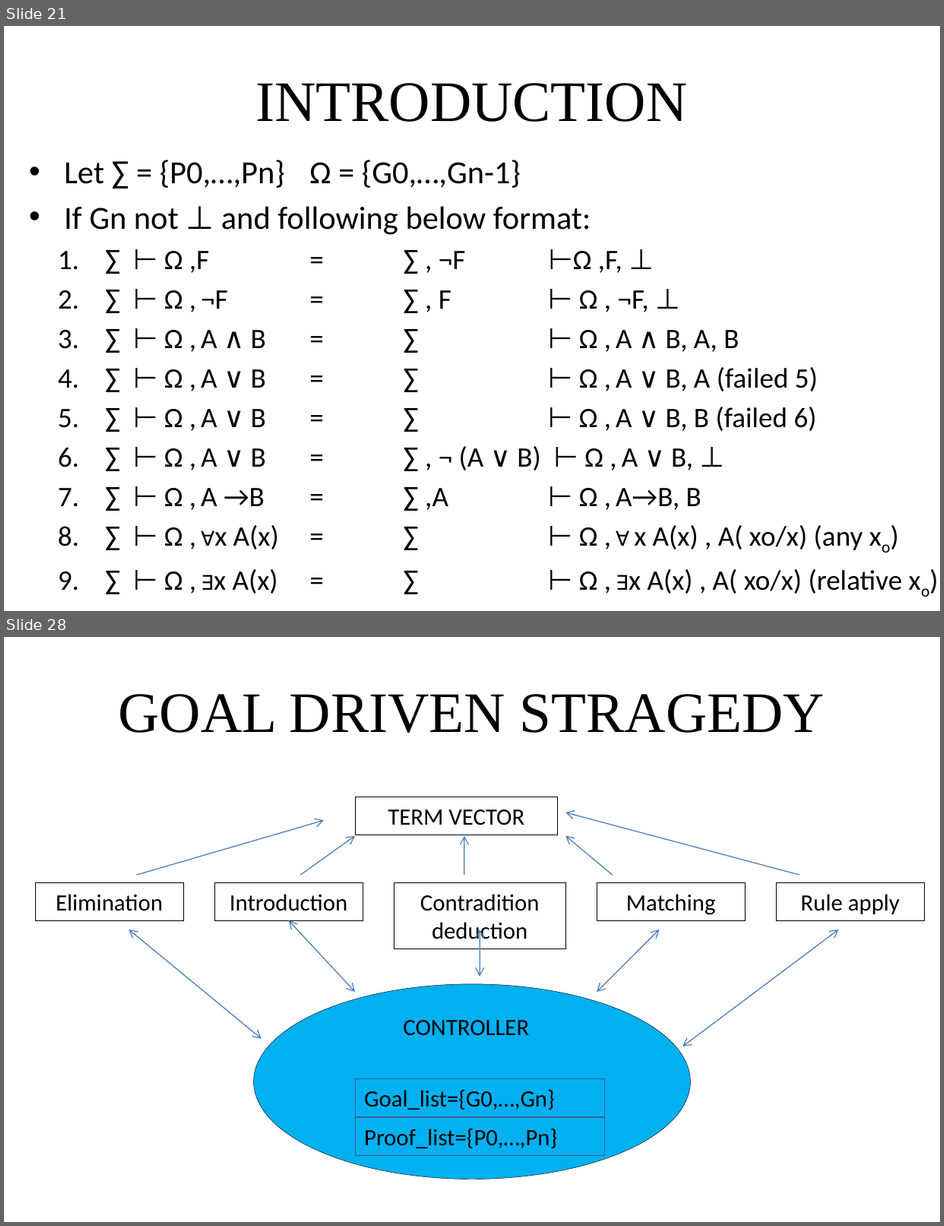
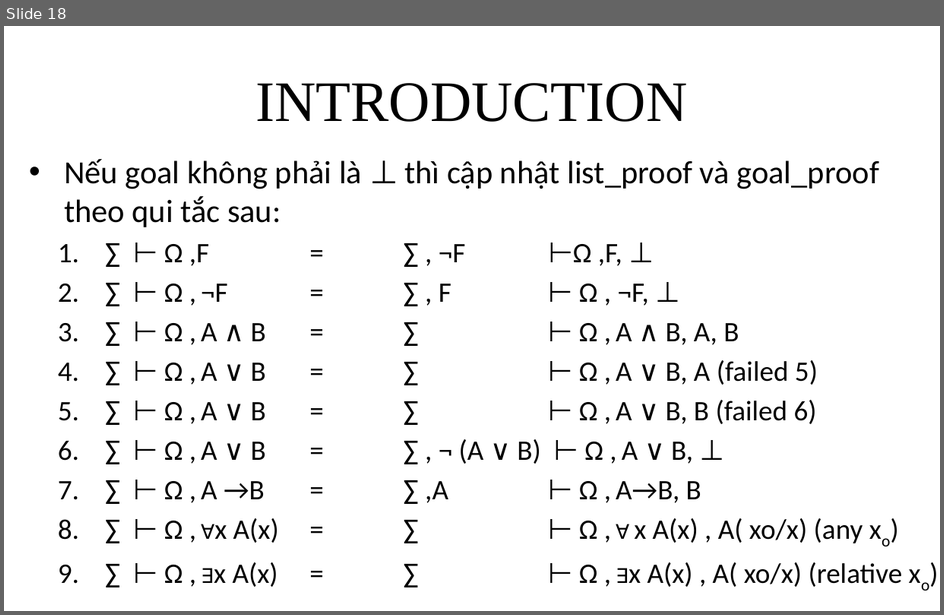
Before and after one commit to giang-rocker/logic, a slide deck: Report/SUY LUẬN TỰ NHIÊN.pptx. Shown one above the other, each under a label of ours: slides 21 and 28 before the commit, slide 18 after it; the slides between them are not shown. The pictures are 944x1226 and 944x615 pixels, drawn with LibreOffice and Linux fonts; fonts in the diff are those of the drawing. Boxes give left, top, right and bottom in pixels: in the first picture for what was removed or moved away, otherwise in the second. Text is boxed around its words. In the diff, an @@ line names an element or a change of style, - is before the commit and + after.

```diff
--- a/Report/SUY LUẬN TỰ NHIÊN.pptx
+++ b/Report/SUY LUẬN TỰ NHIÊN.pptx
@@ slide 28 removed at [4,637,940,1222], background #FFFFFF @@
@@ title removed at [119,694,825,733] @@
-GOAL DRIVEN STRAGEDY
@@ group removed at [35,797,924,1179]: 8 rectangles, 5 double arrows, 5 arrows, 1 ellipse, 1 text @@
-Goal_list={G0,…,Gn}
-Proof_list={P0,…,Pn}
-TERM VECTOR
-Elimination
-Introduction
-Contradition deduction
-Matching
-Rule apply
-CONTROLLER
@@ what was slide 21 is now slide 18 @@
@@ slide 18 changed as well @@
@@ text at [64,159,880,227]: text changed @@
-• Let ∑ = {P0,…,Pn} Ω = {G0,…,Gn-1}
-• If Gn not ⊥ and following below format:
+• Nếu goal không phải là ⊥ thì cập nhật list_proof và goal_proof theo qui tắc sau:
```
Also in this commit, not shown: 8 other slides changed, 5 slides added, 12 other slides removed.
